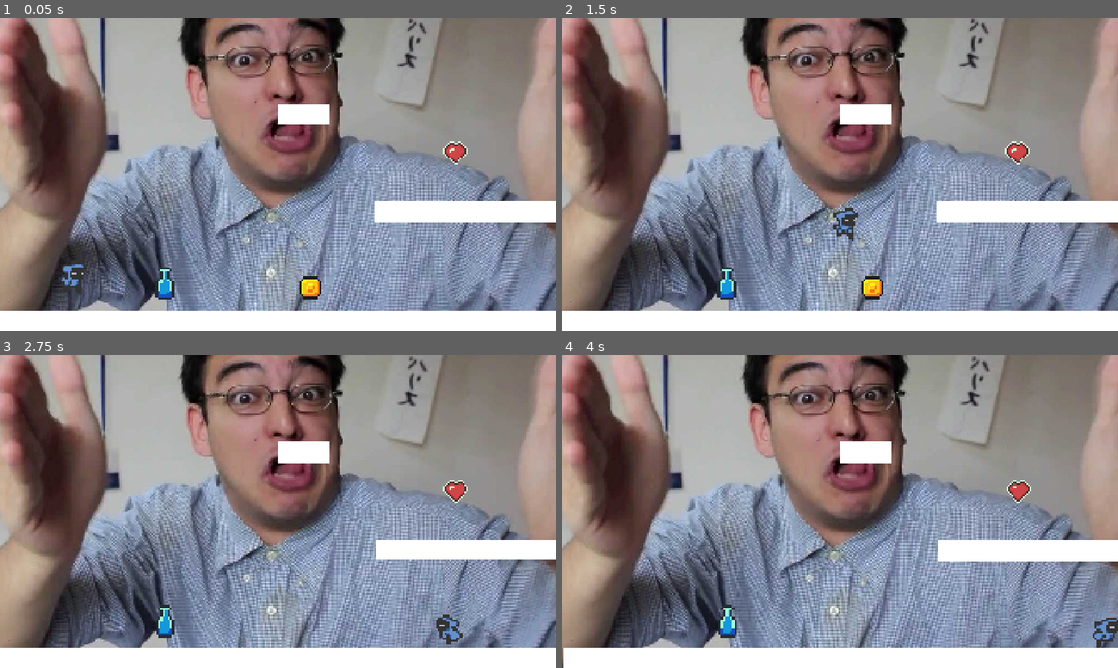
Above: before the commit, frames 1-4 (two rows, left to right).
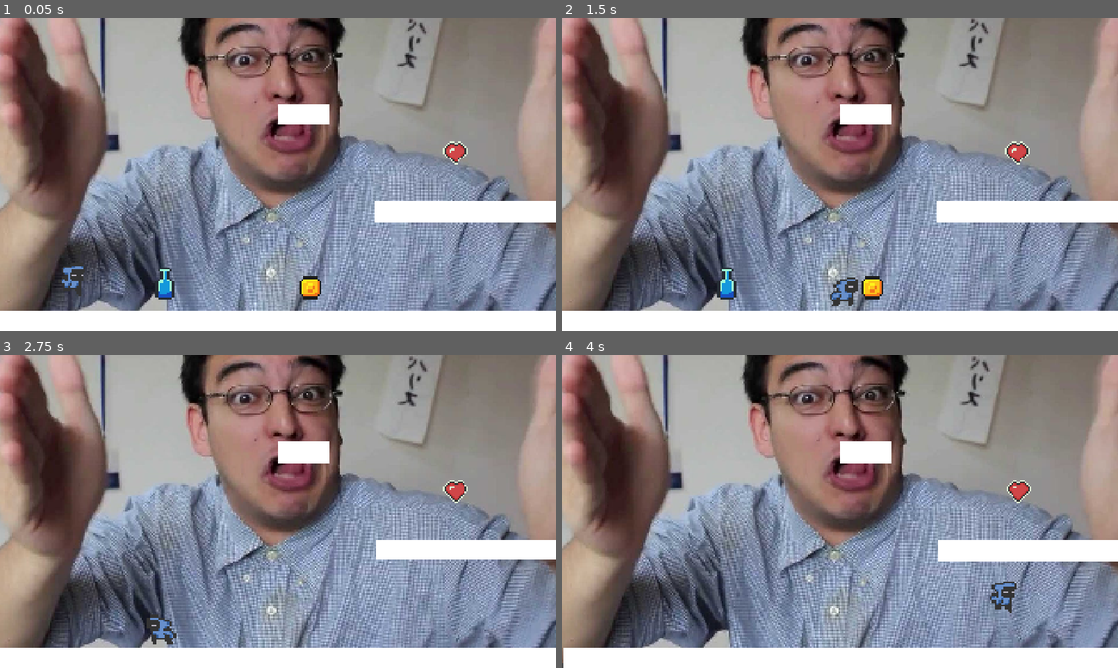
Above: after the commit, the same moments.

Repository: mightokondria/gimersia-guided-godot
Game: Godot game, scene res://_Scenes/TheStage.tscn
Same seed, same stepped clock (60 frames per second), same inputs: the game is played once before the commit and once after it.
Inputs:
- Up to frame 1 (0.05 s): no input
- Up to frame 2 (1.5 s): tap Enter (ui_accept) at 0.5, 0.77 s; hold Right (ui_right) from 0.53 s (still down); tap Shift (dash) at 0.6, 1.35 s
- Up to frame 3 (2.75 s): tap Enter (ui_accept) at 1.52 s; release Right (ui_right) at 2.03 s; hold Left (ui_left) from 2.03 s (still down); tap Shift (dash) at 2.1 s
- Up to frame 4 (4 s): release Left (ui_left) at 2.78 s; hold Right (ui_right) from 2.78 s (still down); tap Shift (dash) at 2.85, 3.6 s; tap Enter (ui_accept) at 3.02, 3.77 s

The runs differ from the first frame. In frame 1, 0.1% of the frame differs, in the area x 10-15%, y 78-89%; in frame 2, 0.6%; in frame 3, 0.7%; in frame 4, 0.9%, in the area x 28-100%, y 72-94%.

Commit message:
FIXING GRAVITASI
Increased camera follow speed and updated player movement constants for jump velocity, acceleration, friction, dash speed, and wall grab mechanics. Also increased default 2D gravity in project settings to improve gameplay feel.

Diff:
--- a/guided/_Scripts/SmartCamera.gd
+++ b/guided/_Scripts/SmartCamera.gd
@@ -1,7 +1,7 @@
 extends Camera2D
 
 @export var player: Node2D
-@export var follow_speed: float = 5.0
+@export var follow_speed: float = 10.0
 
 @export var max_shake: float = 4.0
 @export var shake_fade: float = 0.0
--- a/guided/_Scripts/player.gd
+++ b/guided/_Scripts/player.gd
@@ -2,22 +2,22 @@
 
 # --- KONSTANTA GERAKAN DASAR ---
 const MAX_SPEED = 800.0
-const JUMP_VELOCITY = -1000.0
+const JUMP_VELOCITY = -1400.0
 const ACCELERATION = 8000.0
-const AIR_ACCELERATION = -800.0
-const FRICTION = 8000.0
-const AIR_FRICTION = 500.0
+const AIR_ACCELERATION = 6000.0
+const FRICTION = 5000.0
+const AIR_FRICTION = 1000.0
 
 # --- KONSTANTA DASH ---
-const DASH_SPEED = 3000.0
+const DASH_SPEED = 2500.0
 const DASH_DURATION = 0.15
 var is_dashing = false
 var dash_time_left = 0.0
 
 # --- KONSTANTA WALL GRAB ---
-const MAX_STAMINA = 2.50
-const CLIMB_SPEED = 75.0
-const WALL_JUMP_PUSHBACK = 500.0
+const MAX_STAMINA = 3.0
+const CLIMB_SPEED = 300.0
+const WALL_JUMP_PUSHBACK = 1500.0
 var current_stamina = MAX_STAMINA
 var is_wall_sliding = false
 
--- a/guided/project.godot
+++ b/guided/project.godot
@@ -68,7 +68,7 @@
 
 [physics]
 
-2d/default_gravity=1500.0
+2d/default_gravity=4000.0
 
 [rendering]
 
